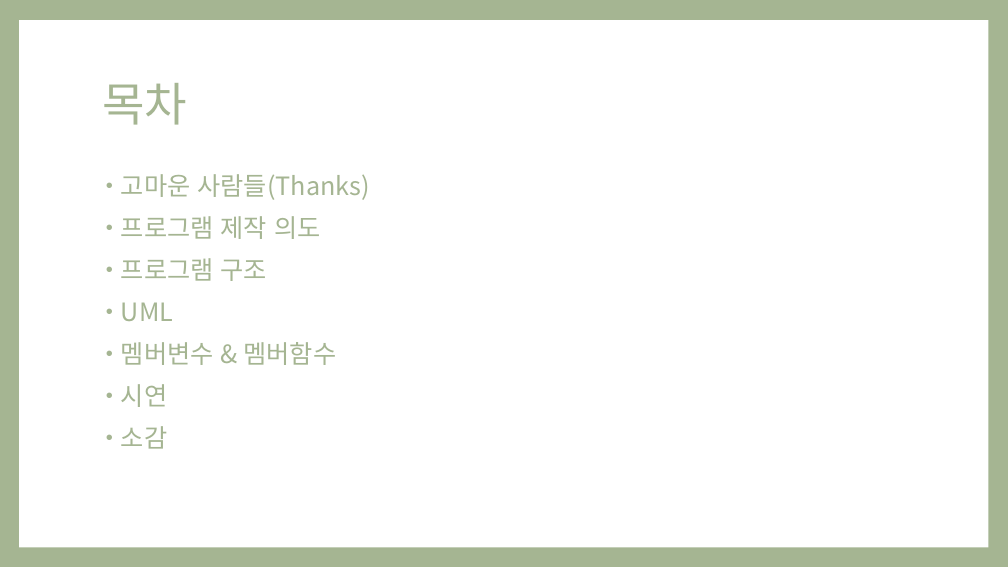
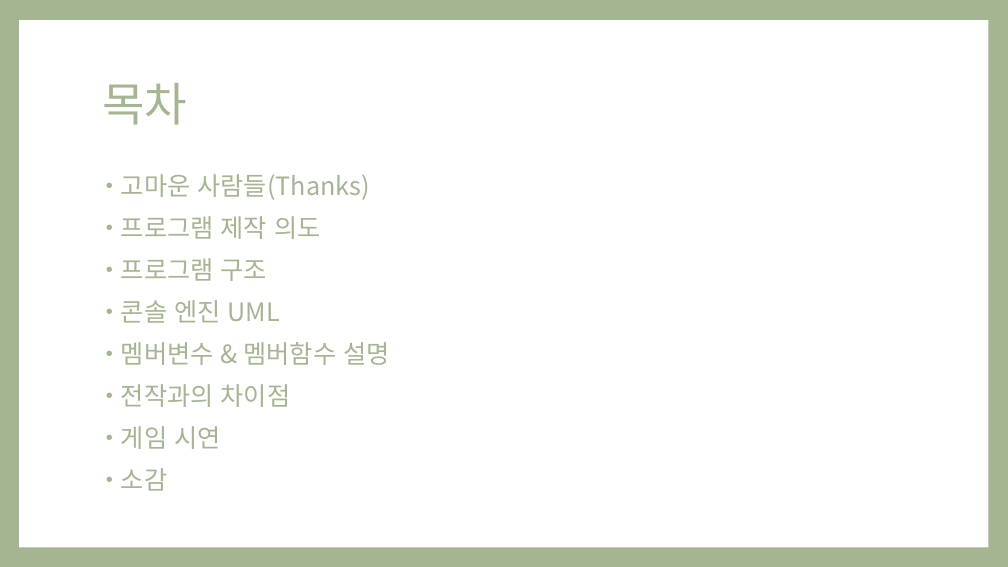
Before and after one commit to Ozzangeo/ConsoleEngine, a slide deck: slide 2 of 1410_오지훈_플밍_Project_발표자료.pptx (slide 3 before the commit). Drawn at 1008x567 pixels with LibreOffice and Linux fonts; fonts in the diff are those of the drawing. Boxes give left, top, right and bottom in pixels: in the first picture for what was removed or moved away, otherwise in the second. Text is boxed around its words. In the diff, an @@ line names an element or a change of style, - is before the commit and + after.

```diff
--- a/1410_오지훈_플밍_Project_발표자료.pptx
+++ b/1410_오지훈_플밍_Project_발표자료.pptx
@@ text at box(121, 300, 389, 449): text changed @@
-• UML
-• 멤버변수 & 멤버함수
-• 시연
+• 콘솔 엔진 UML
+• 멤버변수 & 멤버함수 설명
+• 전작과의 차이점
+• 게임 시연
```
Also in this commit, not shown: 5 other slides changed, 16 slides added, 8 slides removed, 46 other files.
